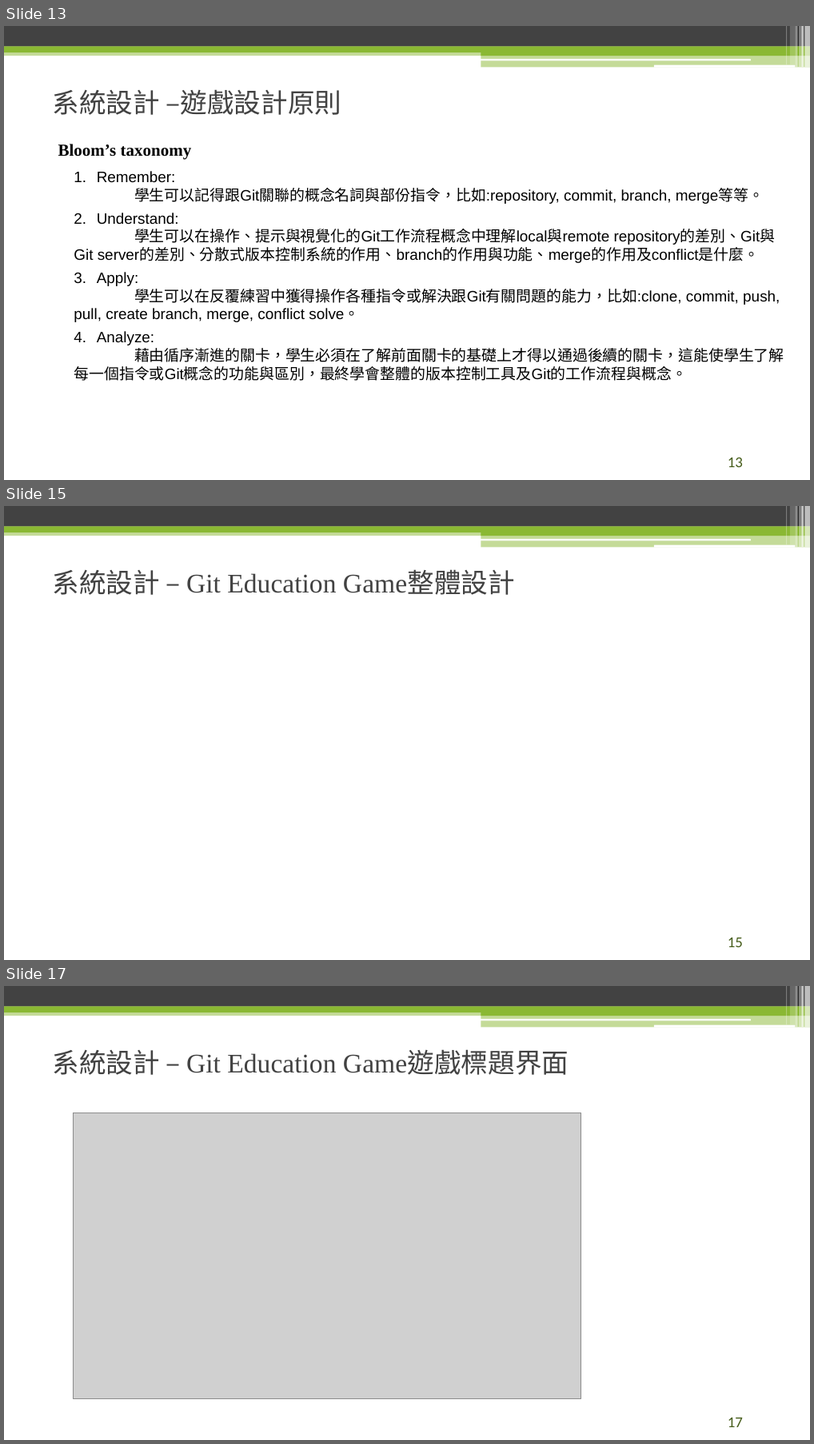
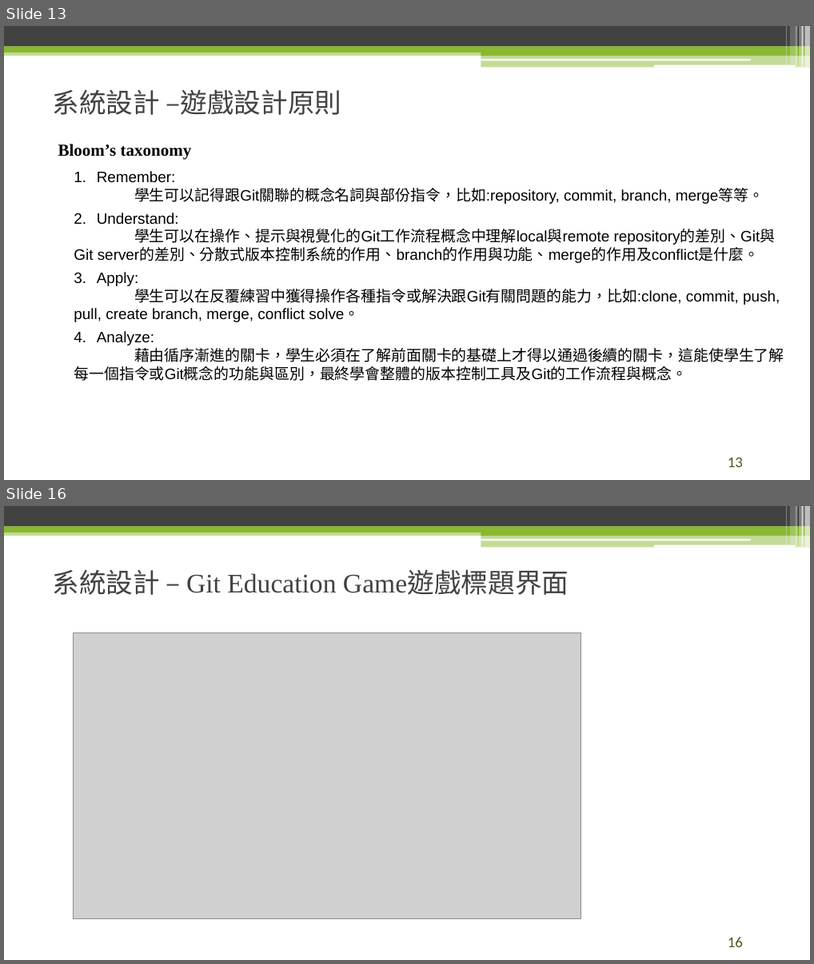
Before and after one commit to raknza/Master-Thesis, a slide deck: 論文口試.pptx. Shown one above the other, each under a label of ours: slides 13, 15 and 17 before the commit, slides 13 and 16 after it; the slides between them are not shown. The pictures are 814x1444 and 814x964 pixels, drawn with LibreOffice and Linux fonts; fonts in the diff are those of the drawing; grey boxes stand for pictures; background and template pictures are left out. Boxes give left, top, right and bottom in pixels: in the first picture for what was removed or moved away, otherwise in the second. Text is boxed around its words. In the diff, an @@ line names an element or a change of style, - is before the commit and + after.

```diff
--- a/論文口試.pptx
+++ b/論文口試.pptx
@@ slide 15 removed at <box>4,506,810,960</box>, background #FFFFFF; not listed: 13 template elements that a slide beside it also shows @@
@@ text removed at <box>52,570,515,595</box> @@
-系統設計 – Git Education Game整體設計
@@ page number removed at <box>728,937,743,947</box> @@
-15
@@ what was slide 17 is now slide 16 @@
@@ page number at <box>728,936,743,947</box>: text changed @@
-17
+16
```
Also in this commit, not shown: 7 slides changed, 2 other files.
